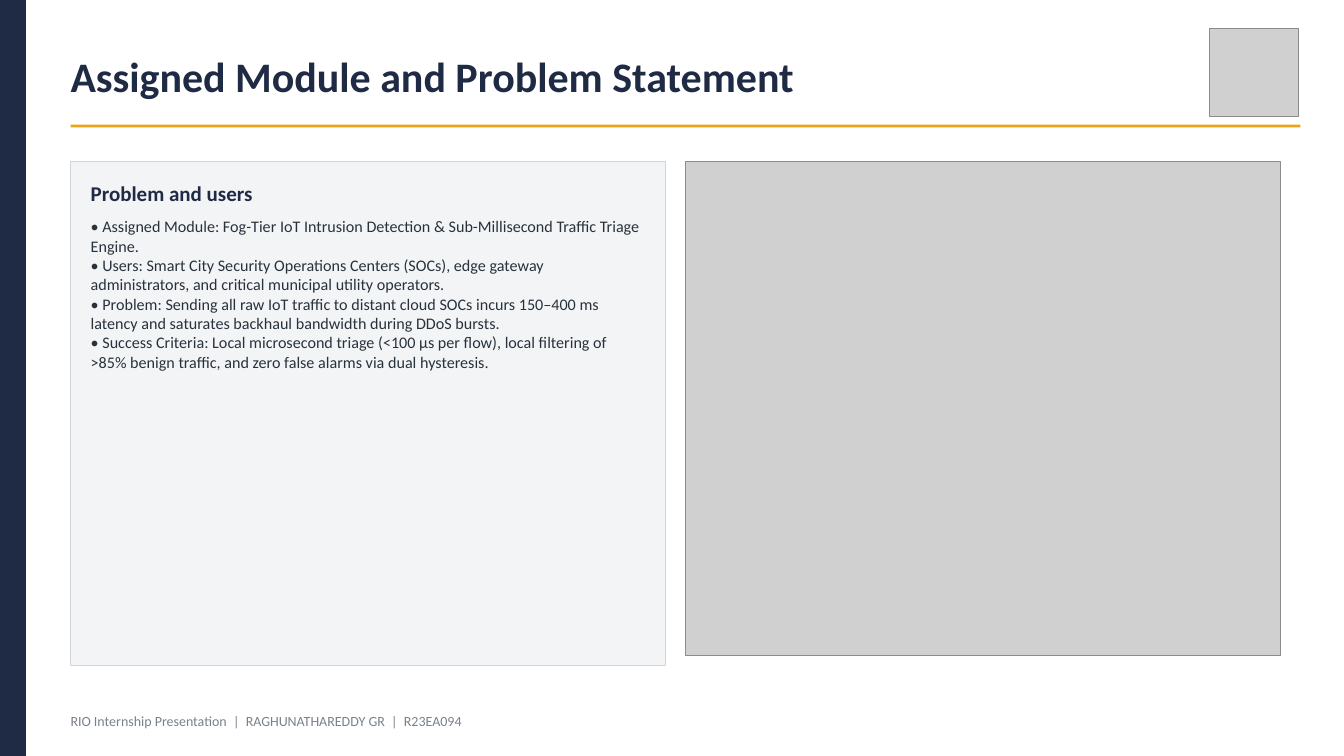
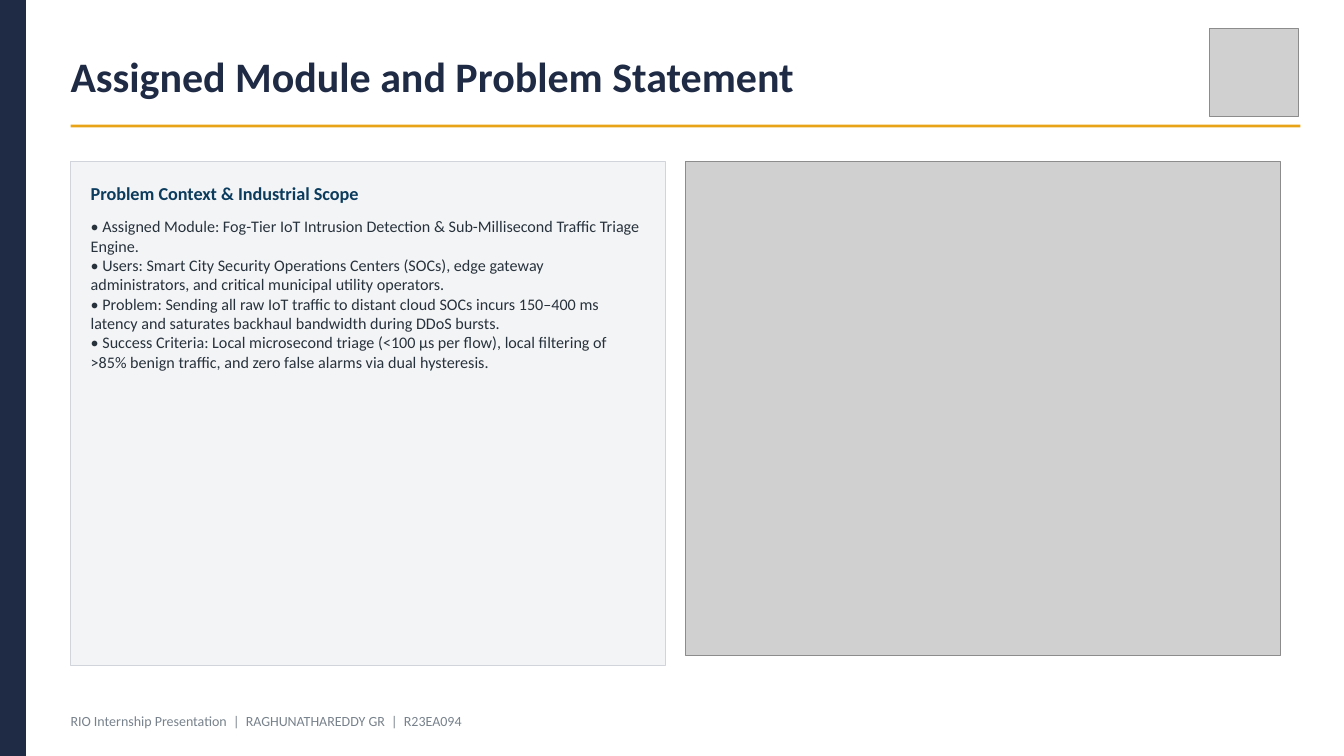
Before and after one commit to Raghunath2604/RIO_PROJECT-SMART_CITY-, a slide deck: slide 3 of docs/RIO_Internship_Presentation_R23EA094.pptx. Drawn at 1344x756 pixels with LibreOffice and Linux fonts; fonts in the diff are those of the drawing; grey boxes stand for pictures. Boxes give left, top, right and bottom in pixels: in the first picture for what was removed or moved away, otherwise in the second. Text is boxed around its words. In the diff, an @@ line names an element or a change of style, - is before the commit and + after.

```diff
--- a/docs/RIO_Internship_Presentation_R23EA094.pptx
+++ b/docs/RIO_Internship_Presentation_R23EA094.pptx
@@ text at [91,187,359,203]: text changed; size 15 to 13 pt; text colour #1F2A44 to #0B3C5D @@
-Problem and users
+Problem Context & Industrial Scope
```
Also in this commit, not shown: 5 other slides changed, 9 other files.
